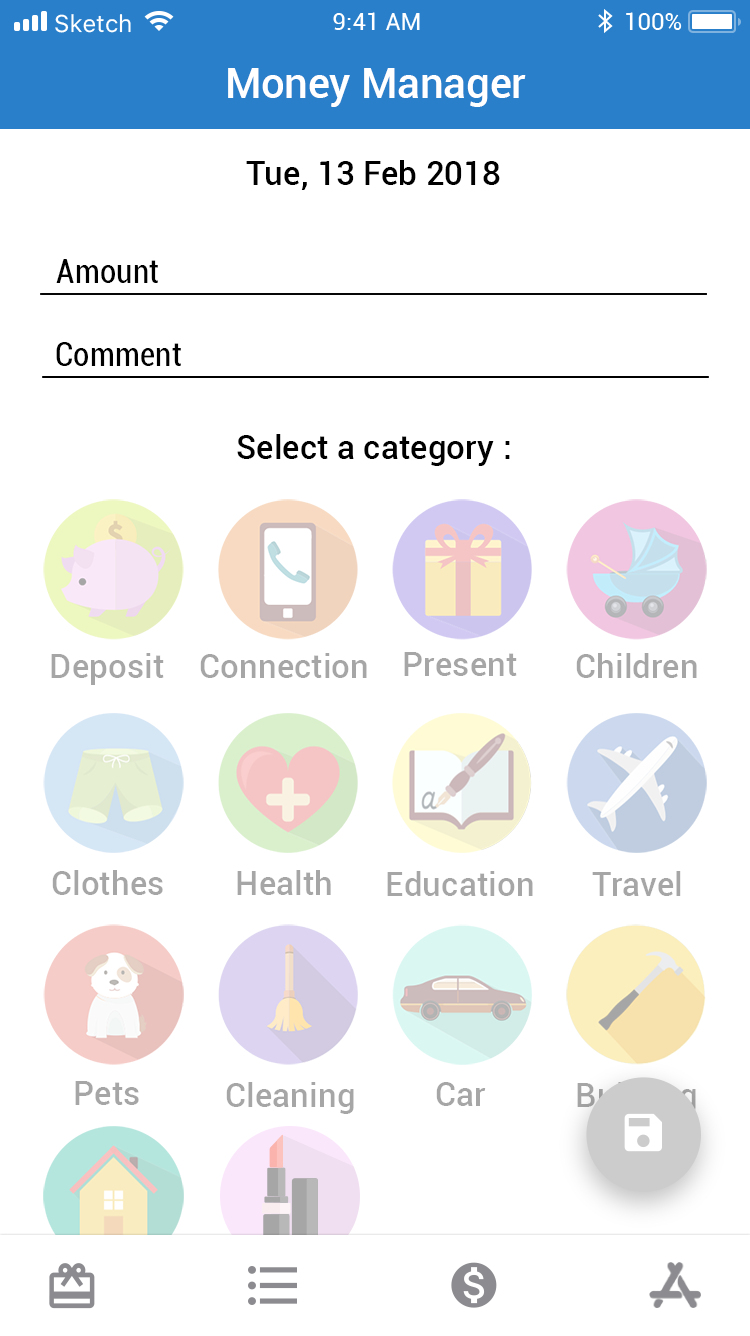
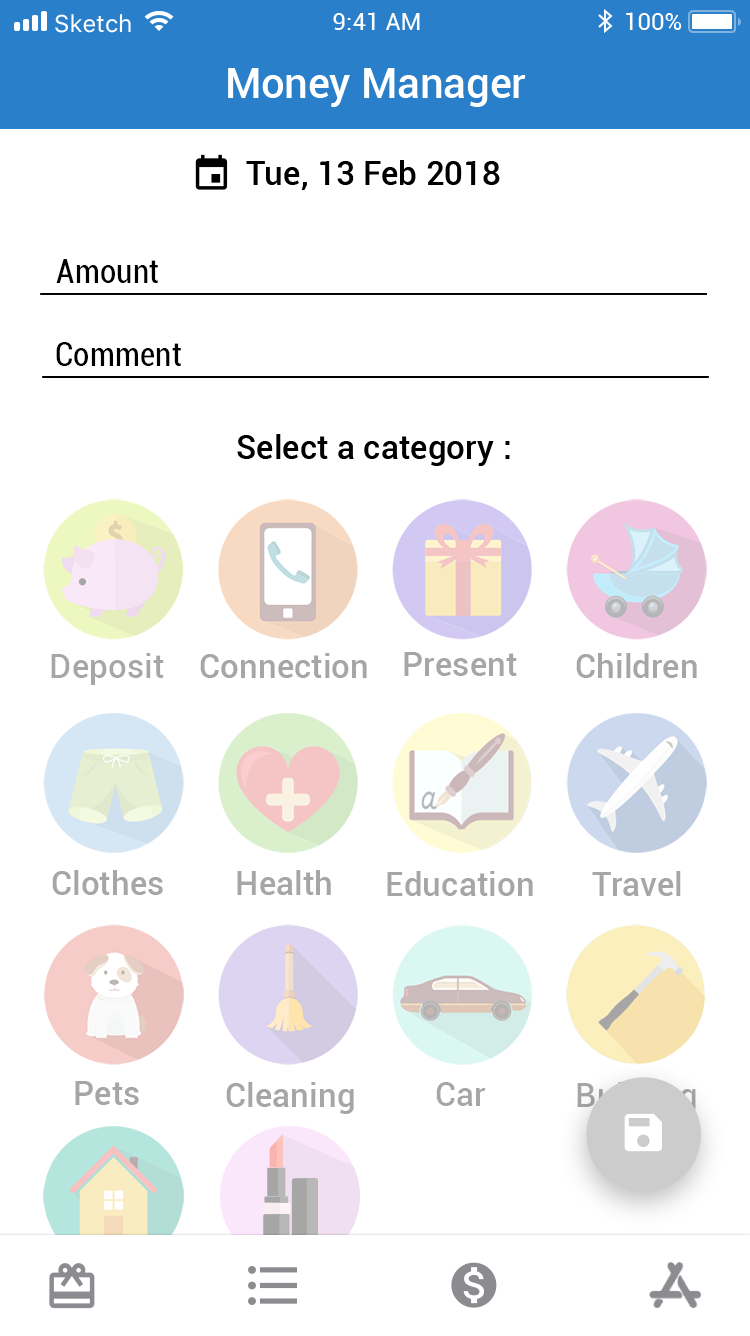
Comparing the layer stacks of the two 750 x 1336 images. Changes:
unmasked "Compound Shape" (2nd of 4, in "money_manager_expenditure_not_selected" › "navigator_bar") over [228, 68, 526, 107]
unmasked "Compound Shape" (4th of 4, in "money_manager_expenditure_not_selected" › "Layer 1" › "Group 1") over [52, 652, 697, 1114]
added layer "-e-select_date" in group "Group 1" over [195, 154, 228, 190]
